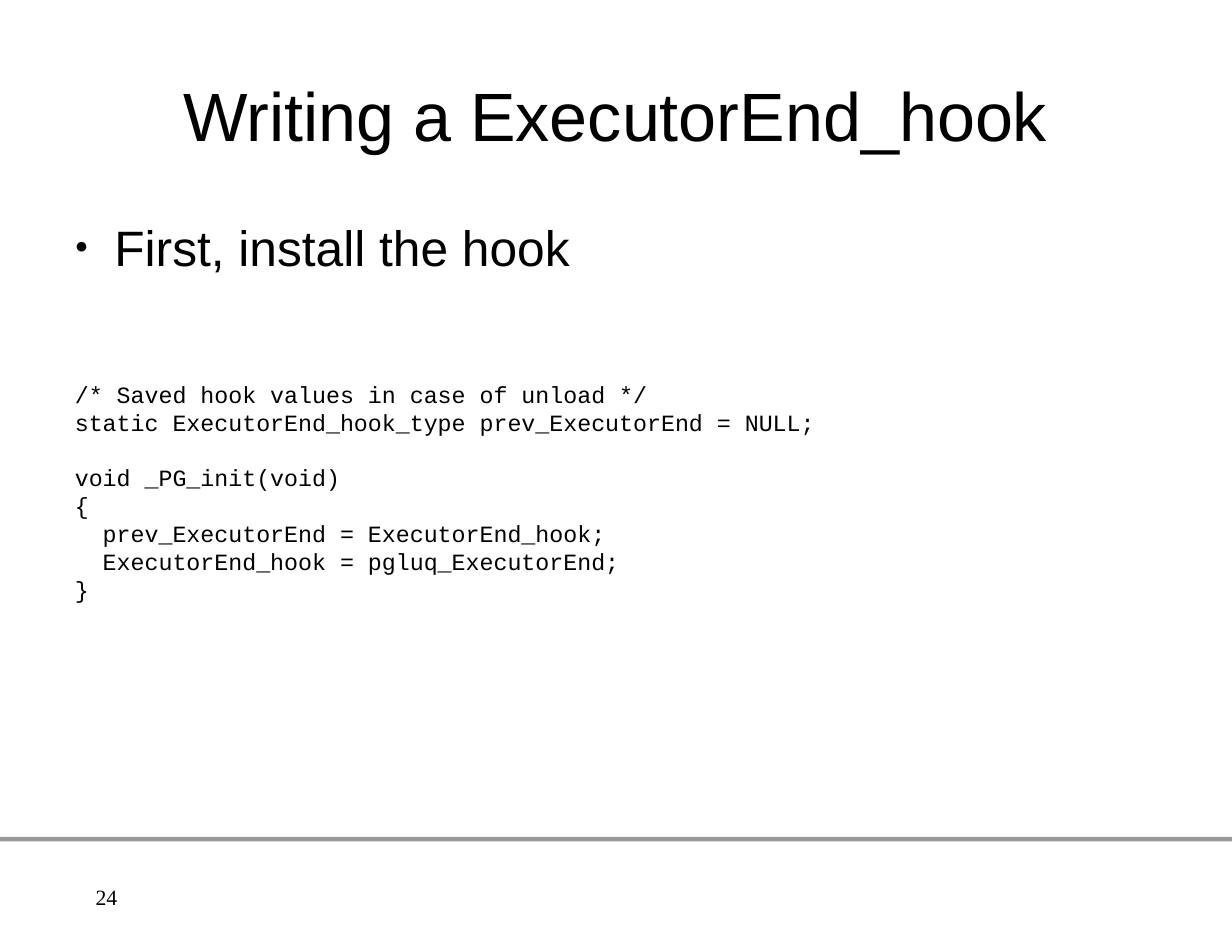
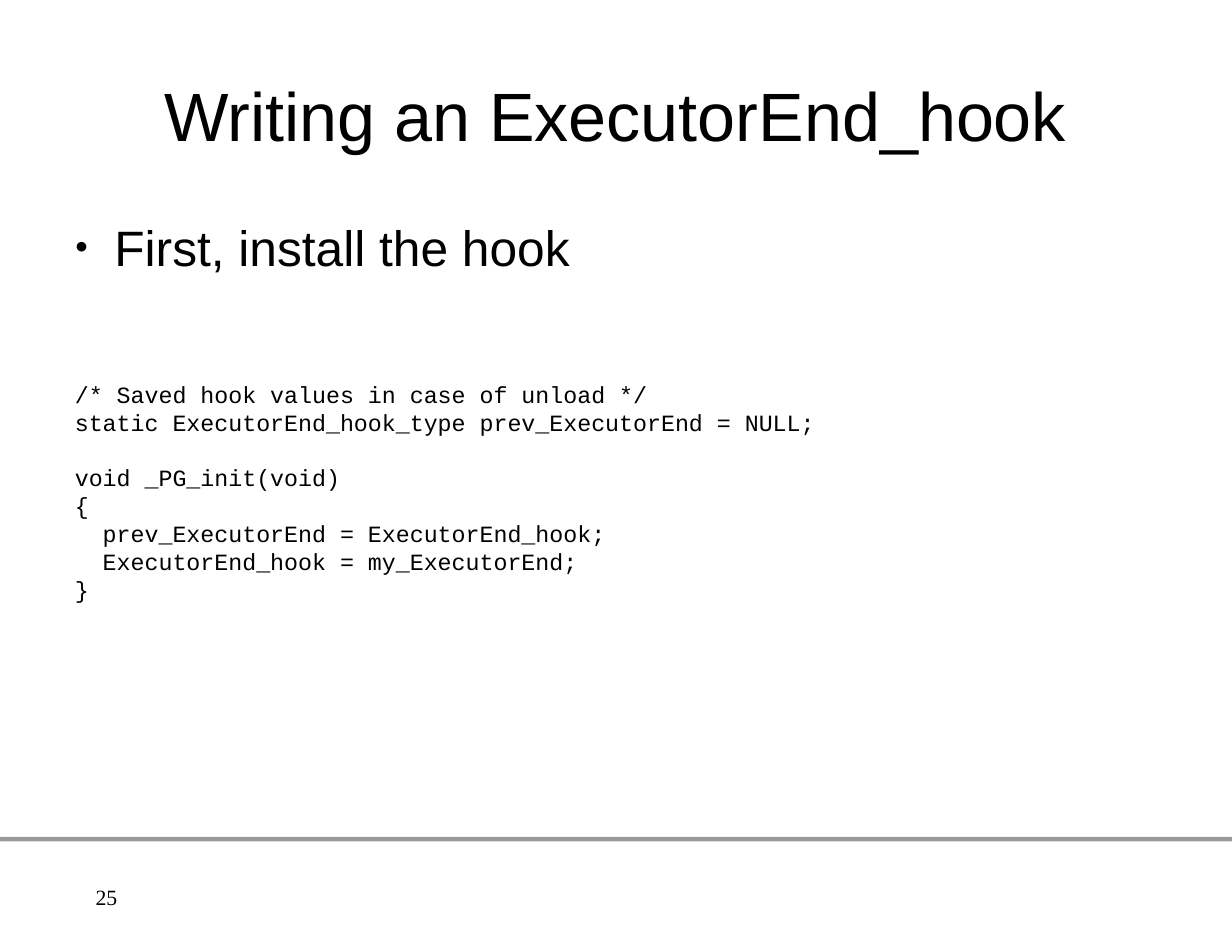
Before and after one commit to gleu/Hooks-in-PostgreSQL, a slide deck: slide 25 of hooks_in_postgresql.odp (slide 24 before the commit). Drawn at 1232x925 pixels with LibreOffice and Linux fonts; fonts in the diff are those of the drawing; background and template pictures are left out. Boxes give left, top, right and bottom in pixels: in the first picture for what was removed or moved away, otherwise in the second. Text is boxed around its words. In the diff, an @@ line names an element or a change of style, - is before the commit and + after.

```diff
--- a/hooks_in_postgresql.odp
+++ b/hooks_in_postgresql.odp
@@ title at (164,91,1066,154): text changed @@
-Writing a ExecutorEnd_hook
+Writing an ExecutorEnd_hook
@@ text at (103,553,577,575): text changed @@
-ExecutorEnd_hook = pgluq_ExecutorEnd;
+ExecutorEnd_hook = my_ExecutorEnd;
@@ page number at (96,890,118,906): text changed @@
-24
+25
```
Also in this commit, not shown: 14 other slides changed, 2 slides added, 4 other files.
